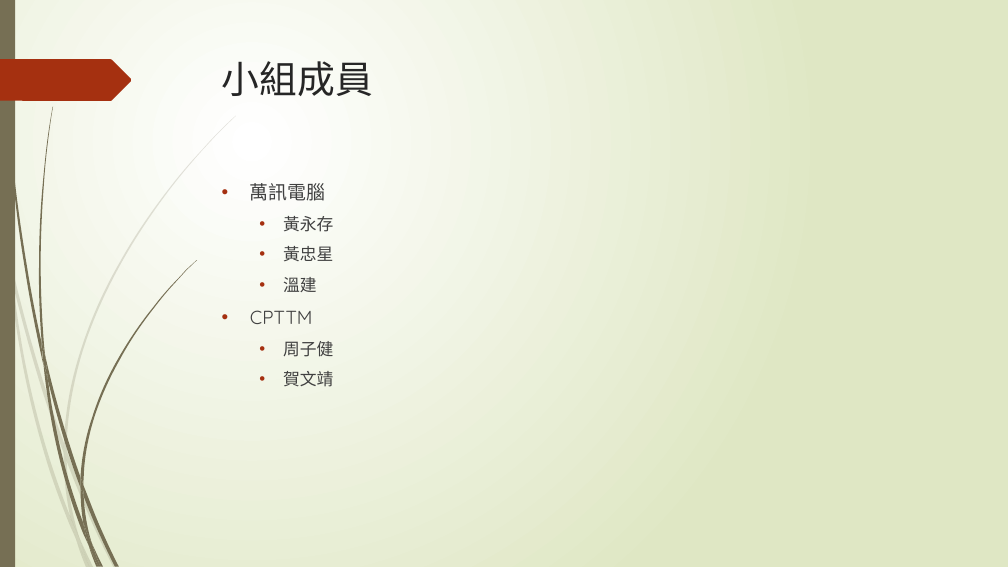
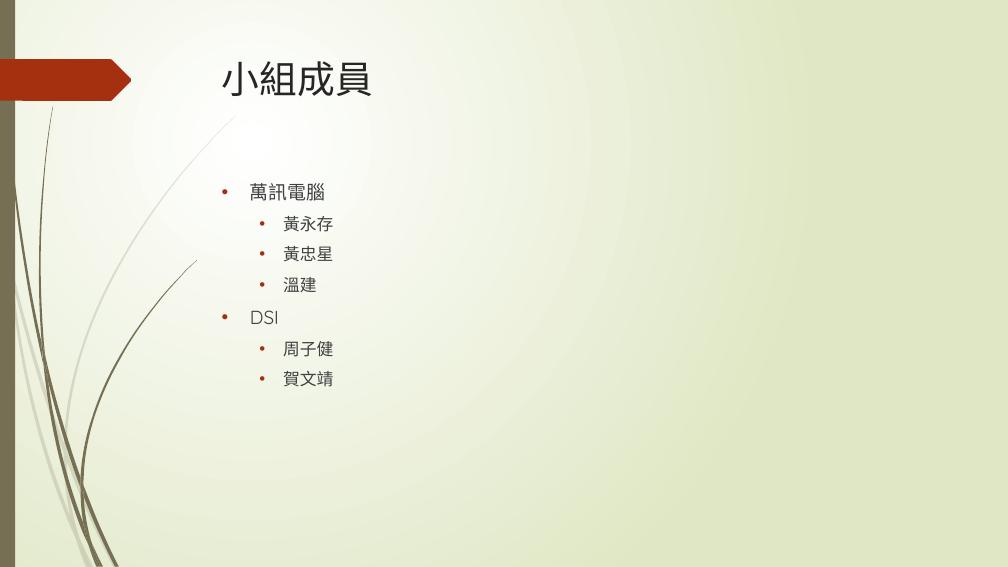
Before and after one commit to yongcunh/petCredit, a slide deck: slide 2 of docs/寵物售賣和轉賣分布式.pptx. Drawn at 1008x567 pixels with LibreOffice and Linux fonts; fonts in the diff are those of the drawing. Boxes give left, top, right and bottom in pixels: in the first picture for what was removed or moved away, otherwise in the second. Text is boxed around its words. In the diff, an @@ line names an element or a change of style, - is before the commit and + after.

Commit message:
修改組員公司名稱

```diff
--- a/docs/寵物售賣和轉賣分布式.pptx
+++ b/docs/寵物售賣和轉賣分布式.pptx
@@ text at [250,310,279,324]: text changed @@
-• CPTTM
+• DSI
```
